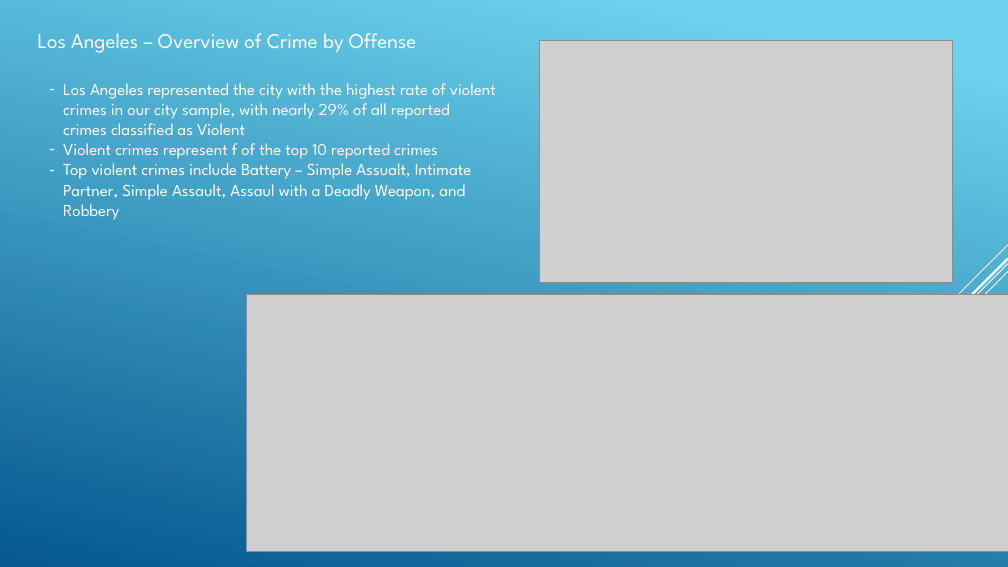
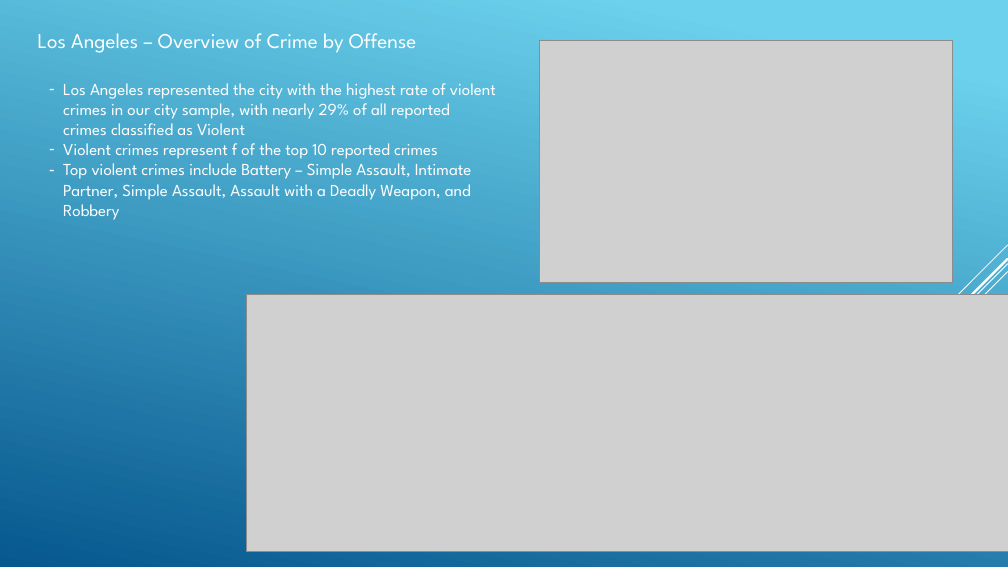
Before and after one commit to angelabanko/Project_1, a slide deck: slide 7 of Draft Presentation.pptx. Drawn at 1008x567 pixels with LibreOffice and Linux fonts; fonts in the diff are those of the drawing; grey boxes stand for pictures. Boxes give left, top, right and bottom in pixels: in the first picture for what was removed or moved away, otherwise in the second. Text is boxed around its words. In the diff, an @@ line names an element or a change of style, - is before the commit and + after.

```diff
--- a/Draft Presentation.pptx
+++ b/Draft Presentation.pptx
@@ text at (x1=63, y1=163, x2=471, y2=220): text changed @@
-– Top violent crimes include Battery – Simple Assualt, Intimate Partner, Simple Assault, Assaul with a Deadly Weapon, and Robbery
+– Top violent crimes include Battery – Simple Assault, Intimate Partner, Simple Assault, Assault with a Deadly Weapon, and Robbery
```
Also in this commit, not shown: 8 other slides changed.
